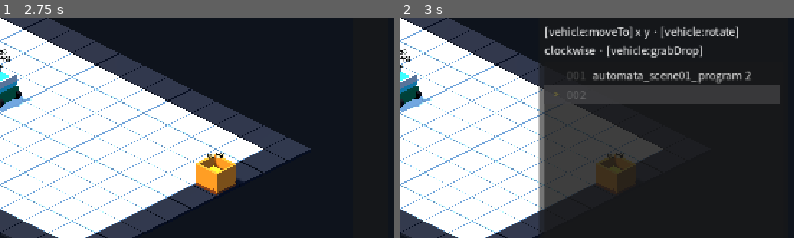
Above: before the commit, frames 1-2 (left to right).
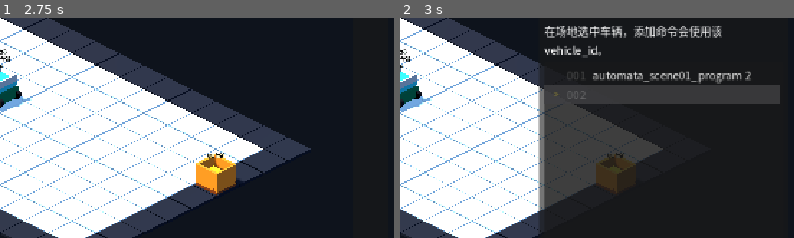
Above: after the commit, the same moments.

Repository: Ri0n72Y/automata
Game: Godot game, scene res://scenes/scene_01/scene_01_basic_packing.tscn
Two runs of this game, one before a commit and one after it. Both use one fixed random seed, a clock stepped at 60 frames per second and the inputs below.
Inputs:
- Up to frame 1 (2.75 s): click "下一步" at 0.5 s; click "上一步" at 1.25 s; click "跳过教学" at 2 s
- Up to frame 2 (3 s): click "+" at 2.75 s
The pictures show only the part of the screen within x 50-100%, y 29-79%; the shares and areas given below are measured in that part.

Frame 1 is identical in both runs. In frame 2, 2.8% of the frame differs, in the area x 36-86%, y 3-19%.
Error before the commit: Invalid assignment of property or key 'text' with value of type 'String' on a base object of type 'null instance'. (res://scripts/scene_01/scene_01_program_ui.…

Commit message:
[codex]fix(scene-01): show capability-aware Program palette

Diff:
--- a/scenes/scene_01/components/scene_01_program_ui.tscn
+++ b/scenes/scene_01/components/scene_01_program_ui.tscn
@@ -103,7 +103,7 @@
 
 [node name="Hint" type="Label" parent="RootControl/ProgramPanel/Margin/VBox/ExpandedContent"]
 layout_mode = 2
-text = "[vehicle:moveTo] x y · [vehicle:rotate] clockwise · [vehicle:grabDrop]"
+text = "在场地选中车辆，添加命令会使用该 vehicle_id。"
 autowrap_mode = 2
 
 [node name="SourceEditor" type="CodeEdit" parent="RootControl/ProgramPanel/Margin/VBox/ExpandedContent"]
@@ -150,17 +150,20 @@
 
 [node name="VehicleLabel" type="Label" parent="RootControl/ProgramPanel/Margin/VBox/ExpandedContent/BuilderScroll/BuilderBody"]
 layout_mode = 2
-text = "执行车辆"
-
-[node name="VehicleOption" type="OptionButton" parent="RootControl/ProgramPanel/Margin/VBox/ExpandedContent/BuilderScroll/BuilderBody"]
-unique_name_in_owner = true
-layout_mode = 2
+text = "当前车辆（从场地选择）"
+
+[node name="VehicleSelectionLabel" type="Label" parent="RootControl/ProgramPanel/Margin/VBox/ExpandedContent/BuilderScroll/BuilderBody"]
+unique_name_in_owner = true
+layout_mode = 2
+text = "未选择车辆 · 请在场地选择"
 
 [node name="MoveLabel" type="Label" parent="RootControl/ProgramPanel/Margin/VBox/ExpandedContent/BuilderScroll/BuilderBody"]
+unique_name_in_owner = true
 layout_mode = 2
 text = "移动目标"
 
 [node name="MoveParams" type="HBoxContainer" parent="RootControl/ProgramPanel/Margin/VBox/ExpandedContent/BuilderScroll/BuilderBody"]
+unique_name_in_owner = true
 layout_mode = 2
 theme_override_constants/separation = 4
 
@@ -188,9 +191,11 @@
 text = "+ 移动到"
 
 [node name="MoveRotateDivider" type="HSeparator" parent="RootControl/ProgramPanel/Margin/VBox/ExpandedContent/BuilderScroll/BuilderBody"]
+unique_name_in_owner = true
 layout_mode = 2
 
 [node name="RotateRow" type="HBoxContainer" parent="RootControl/ProgramPanel/Margin/VBox/ExpandedContent/BuilderScroll/BuilderBody"]
+unique_name_in_owner = true
 layout_mode = 2
 theme_override_constants/separation = 4
 
